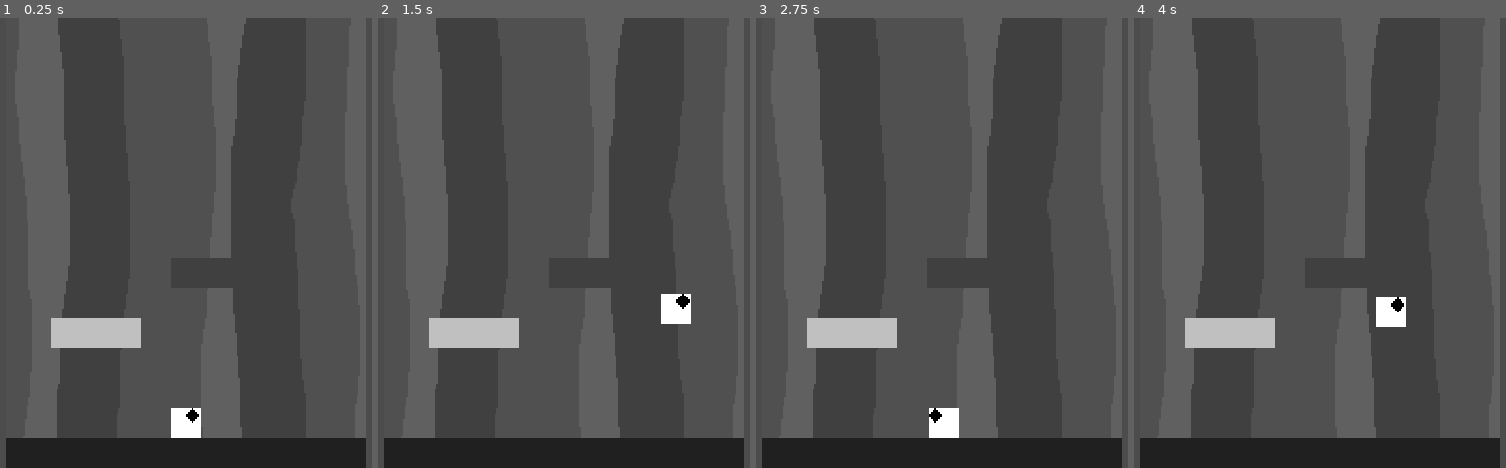
Above: before the commit, frames 1-4 (left to right).
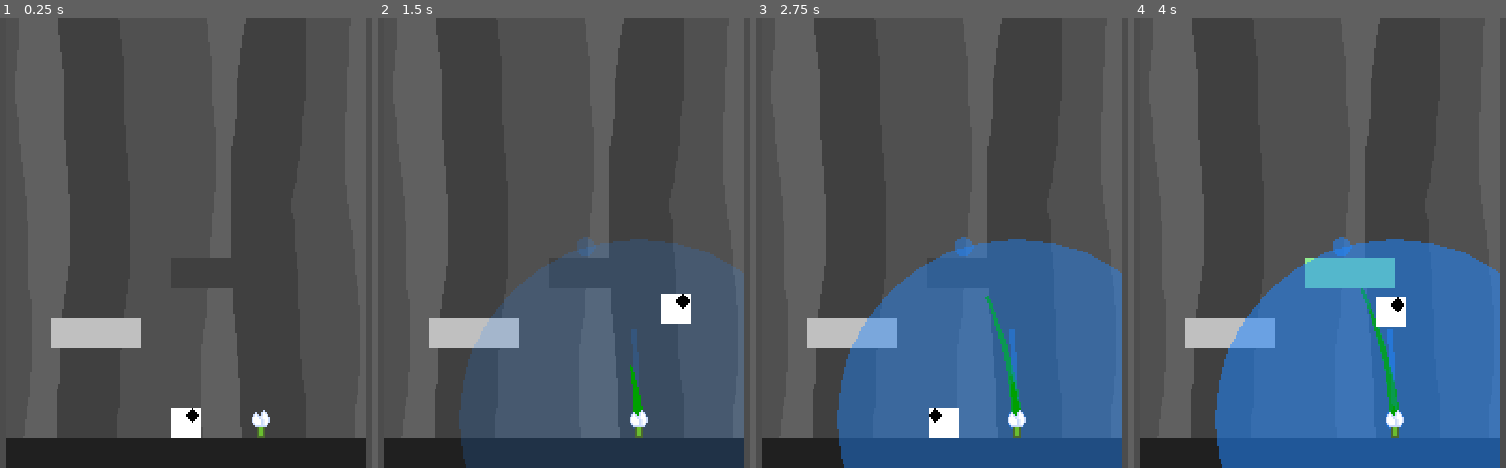
Above: after the commit, the same moments.

Repository: zhyrin0/the-climb
Game: Godot game, scene res://src/main/main.tscn
Same seed, same stepped clock (60 frames per second), same inputs: the game is played once before the commit and once after it.
Inputs (mouse positions are in pixels of both pictures, inside the frame that each line leads up to):
- Up to frame 1 (0.25 s): no input
- Up to frame 2 (1.5 s): tap Enter at 0.5 s; move the mouse to (738, 220) at 0.52 s; hold D (move_right) 0.53-1.25 s; tap Space (use_item, bound only after the commit) at 0.6 s; click (738, 220) at 0.67 s; tap W (move_jump) at 0.77 s; drag from (404, 265) to (523, 333) at 1.27 s
- Up to frame 3 (2.75 s): tap Space (use_item, bound only after the commit) at 2, 2.1 s; move the mouse to (1023, 144) at 2.02 s; hold A (move_left) from 2.03 s (still down)
- Up to frame 4 (4 s): release A (move_left) at 2.75 s; drag from (1279, 333) to (outside the picture) at 2.77 s; tap Enter at 3.5 s; move the mouse to (outside the picture) at 3.52 s; hold D (move_right) from 3.53 s (still down); hold S (move_fall) from 3.53 s (still down); tap W (move_jump) at 3.77 s; tap Space (use_item, bound only after the commit) at 3.8 s

The runs differ from the first frame. In frame 1, 0.2% of the frame differs, in the area x 67-73%, y 87-94%; in frame 2, 33%; in frame 3, 33%; in frame 4, 34%, in the area x 21-99%, y 48-100%.

Commit message:
Vine transforms platforms

Diff:
--- a/project.godot
+++ b/project.godot
@@ -71,6 +71,11 @@
 "events": [ Object(InputEventKey,"resource_local_to_scene":false,"resource_name":"","device":0,"alt":false,"shift":false,"control":false,"meta":false,"command":false,"pressed":false,"scancode":83,"physical_scancode":0,"unicode":0,"echo":false,"script":null)
  ]
 }
+use_item={
+"deadzone": 0.5,
+"events": [ Object(InputEventKey,"resource_local_to_scene":false,"resource_name":"","device":0,"alt":false,"shift":false,"control":false,"meta":false,"command":false,"pressed":false,"scancode":32,"physical_scancode":0,"unicode":0,"echo":false,"script":null)
+ ]
+}
 
 [layer_names]
 
--- a/src/plant/plant.gd
+++ b/src/plant/plant.gd
@@ -3,6 +3,8 @@
 const Vine := preload("res://src/plant/vine.gd")
 const VineScene := preload("res://src/plant/vine.tscn")
 
+
+signal anchor_reached(anchor)
 
 onready var _vines := $Vines as Node
 
@@ -18,6 +20,7 @@
 
 	var vine := VineScene.instance() as Vine
 	vine.init(light_direction, anchor_pos)
+	vine.connect("anchor_reached", self, "_on_Vine_anchor_reached", [], CONNECT_ONESHOT)
 	_vines.add_child(vine)
 
 
@@ -25,3 +28,7 @@
 func _sort_proximity(left: Node2D, right: Node2D) -> bool:
 	return global_position.distance_squared_to(left.global_position) < \
 			global_position.distance_squared_to(right.global_position)
+
+
+func _on_Vine_anchor_reached(anchor: Node2D) -> void:
+	emit_signal("anchor_reached", anchor)
--- a/src/plant/plant.tscn
+++ b/src/plant/plant.tscn
@@ -1,6 +1,7 @@
-[gd_scene load_steps=2 format=2]
+[gd_scene load_steps=3 format=2]
 
 [ext_resource path="res://src/plant/plant.gd" type="Script" id=1]
+[ext_resource path="res://src/plant/assets/flower_dormant.png" type="Texture" id=2]
 
 [node name="Plant" type="Node2D"]
 script = ExtResource( 1 )
@@ -8,14 +9,9 @@
 "_edit_group_": true
 }
 
-[node name="Stem" type="Line2D" parent="."]
-points = PoolVector2Array( 0, 0, 0, -4 )
-width = 2.0
-default_color = Color( 0, 0.501961, 0, 1 )
+[node name="Vines" type="Node2D" parent="."]
+position = Vector2( 0, -10 )
 
-[node name="Vines" type="Node2D" parent="."]
-position = Vector2( 0, -4 )
-
-[node name="Flower" type="Polygon2D" parent="."]
-color = Color( 0.752941, 0.752941, 0.752941, 1 )
-polygon = PoolVector2Array( 0, -2, 2, -4, 0, -6, -2, -4 )
+[node name="Sprite" type="Sprite" parent="."]
+texture = ExtResource( 2 )
+offset = Vector2( 0, -12 )
--- a/src/plant/vine.gd
+++ b/src/plant/vine.gd
@@ -24,13 +24,6 @@
 	create_light_seeking_curve(light_direction)
 	if anchor_global_position != Vector2.INF:
 		update_anchoring_curve(anchor_global_position)
-
-
-#func _ready() -> void:
-#	yield(get_tree().create_timer(1.0), "timeout")
-#
-#	create_light_seeking_curve(Vector2.UP)
-#	update_anchoring_curve(Vector2(192.0 * 0.75, 0.0))
 
 
 func _process(delta: float) -> void:
--- a/src/plant/vine.tscn
+++ b/src/plant/vine.tscn
@@ -11,7 +11,7 @@
 [node name="Vine" type="Path2D"]
 curve = null
 script = ExtResource( 1 )
-_max_length = 64.0
+_max_length = 96.0
 _growth_speed = 32.0
 _debug_color = Color( 0.25098, 0.878431, 1, 0.25098 )
 
--- a/src/platform/platform.gd
+++ b/src/platform/platform.gd
@@ -9,31 +9,37 @@
 }
 
 const _PLATFORM_COLLISION_BIT := 2
-export(State) var _state: int
+export(State) var state: int setget set_state
 onready var _polygon := $Polygon2D as Polygon2D
 onready var _collision_rectangle := $CollisionShape2D.shape as RectangleShape2D
 onready var _erosion := $ErosionTimer as Timer
 
 
 func _ready() -> void:
-	match _state:
-		State.ERODED:
-			set_collision_layer_bit(_PLATFORM_COLLISION_BIT, false)
-			_polygon.color.a = 0.5
-		State.ERODABLE:
-			_polygon.color.a = 1.0
-		State.STABLE:
-			_polygon.color = Color8(192, 192, 192)
-		State.FLOWERY:
-			_polygon.color = Color.lightgreen
+	self.state = state
 
 
 func step_on() -> void:
-	if _state == State.ERODABLE and _erosion.is_stopped():
+	if state == State.ERODABLE and _erosion.is_stopped():
 		_erosion.start()
 
 
+func set_state(new_value: int) -> void:
+	state = new_value
+	set_collision_layer_bit(_PLATFORM_COLLISION_BIT, state != State.ERODED)
+	if _polygon:
+		match state:
+			State.ERODED:
+				_polygon.color.a = 0.5
+			State.ERODABLE:
+				_polygon.color.a = 1.0
+			State.STABLE:
+				_polygon.color = Color8(192, 192, 192)
+			State.FLOWERY:
+				_polygon.color = Color.lightgreen
+
+
 func _on_ErosionTimer_timeout() -> void:
-	_state = State.ERODED
+	state = State.ERODED
 	_polygon.color.a = 0.5
 	set_collision_layer_bit(_PLATFORM_COLLISION_BIT, false)
--- a/src/platform/platform.tscn
+++ b/src/platform/platform.tscn
@@ -2,7 +2,7 @@
 
 [ext_resource path="res://src/platform/platform.gd" type="Script" id=1]
 
-[node name="Platform" type="StaticBody2D" groups=["anchor"]]
+[node name="Platform" type="StaticBody2D"]
 collision_layer = 12
 collision_mask = 0
 script = ExtResource( 1 )
--- a/src/world/world.gd
+++ b/src/world/world.gd
@@ -1,5 +1,6 @@
 extends Node2D
 
+const Plant := preload("res://src/plant/plant.gd")
 const Player := preload("res://src/player/player.gd")
 
 
@@ -8,8 +9,19 @@
 	player.set_camera_bounds(_get_camera_bounds())
 
 
+func _unhandled_key_input(event: InputEventKey) -> void:
+	if Input.is_action_just_pressed("use_item"):
+		var plant := $Plants/Plant as Plant
+		plant.start_vine()
+
+
 func _get_camera_bounds() -> Rect2:
 	var top_left := $Technical/Bounds/TopLeft as Position2D
 	var bottom_rigt := $Technical/Bounds/BottomRight as Position2D
 	return Rect2(top_left.global_position,
 			bottom_rigt.global_position - top_left.global_position)
+
+
+func _on_Plant_anchor_reached(anchor: Node2D) -> void:
+	# todo: Platform.State.FLOWERY = 3
+	anchor.set("state", 3)
--- a/src/world/world.tscn
+++ b/src/world/world.tscn
@@ -7,6 +7,7 @@
 [ext_resource path="res://src/world/assets/root_layer_1.png" type="Texture" id=5]
 [ext_resource path="res://src/world/assets/root_layer_2.png" type="Texture" id=6]
 [ext_resource path="res://src/world/world.gd" type="Script" id=7]
+[ext_resource path="res://src/plant/plant.tscn" type="PackedScene" id=8]
 
 [sub_resource type="RectangleShape2D" id=5]
 extents = Vector2( 4, 248 )
@@ -130,7 +131,7 @@
 
 [node name="Platform1" parent="Platforms" instance=ExtResource( 1 )]
 position = Vector2( 48, 424 )
-_state = 2
+state = 2
 
 [node name="Polygon2D" parent="Platforms/Platform1" index="0"]
 polygon = PoolVector2Array( -24, -8, 24, -8, 24, 8, -24, 8 )
@@ -138,15 +139,23 @@
 [node name="CollisionShape2D" parent="Platforms/Platform1" index="1"]
 shape = SubResource( 4 )
 
-[node name="Platform2" parent="Platforms" instance=ExtResource( 1 )]
+[node name="Platform2" parent="Platforms" groups=["anchor"] instance=ExtResource( 1 )]
 position = Vector2( 112, 392 )
-_state = 1
+state = 1
 
 [node name="Polygon2D" parent="Platforms/Platform2" index="0"]
 polygon = PoolVector2Array( -24, -8, 24, -8, 24, 8, -24, 8 )
 
 [node name="CollisionShape2D" parent="Platforms/Platform2" index="1"]
 shape = SubResource( 4 )
+
+[node name="Plants" type="Node2D" parent="."]
+__meta__ = {
+"_edit_lock_": true
+}
+
+[node name="Plant" parent="Plants" instance=ExtResource( 8 )]
+position = Vector2( 136, 480 )
 
 [node name="Sunlight" type="Light2D" parent="." groups=["light"]]
 position = Vector2( 96, -240 )
@@ -162,5 +171,7 @@
 [node name="Player" parent="." instance=ExtResource( 2 )]
 position = Vector2( 96, 472 )
 
+[connection signal="anchor_reached" from="Plants/Plant" to="." method="_on_Plant_anchor_reached"]
+
 [editable path="Platforms/Platform1"]
 [editable path="Platforms/Platform2"]
Binary file added: src/plant/assets/flower_dormant.png
Not shown, added: src/plant/assets/flower_dormant.png.import
Not shown: 1 places in src/world/world.tscn that only renumber resources
